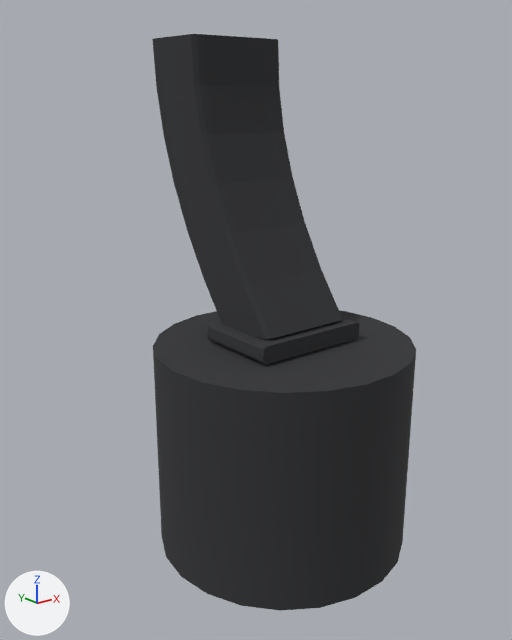
What one commit did to the glTF model assets/models/attachment_lmg_drum.glb.
Both versions are drawn from a 50 mm camera at (-0.245, -0.282, -0.087) aimed at (-0.001, 0.023, -0.209). Every picture has the same lights, and +X, +Y and +Z are marked at lower left. The older version comes first. Vertices at exactly the same position are counted once.

Names of what the first picture shows: 'attachment_lmg_drum__lmg_drum__lmg_drum__magazine'.
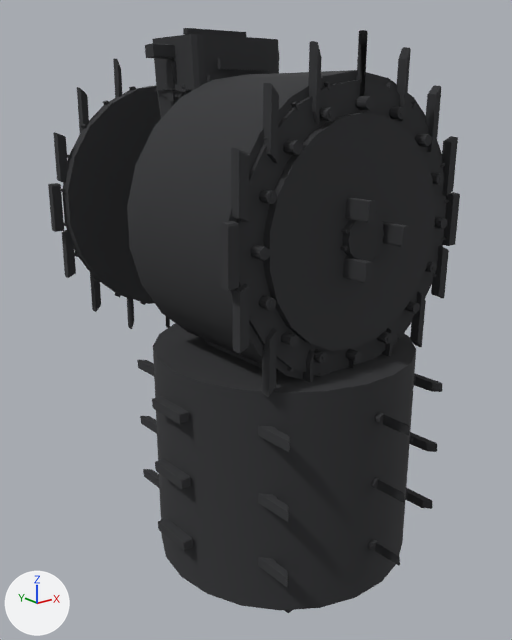
Boxes (x1, y1, x2, y2) around the edits, measured in the pictures (512 x 640 px; the box of a moved part takes in the faces that stretch with it):
'attachment_lmg_drum__lmg_drum__lmg_drum__magazine', reshaped (56% wider): before (152, 34, 416, 611); after (48, 28, 460, 613)
part 1 of me_geometry_215_ds_wpolymer, moved or reshaped (not visible before): after (166, 61, 177, 101)
part 2 of me_geometry_215_ds_wpolymer, added: after (48, 28, 460, 613)

Edits to the bpy script that builds the scene:
```text
Change me_geometry_215_ds_wpolymer:
    used by ob_attachment_lmg_drum__lmg_drum__lmg_drum__magazine; location = (0.0, 0.0, 0.0)
    remove me_geometry_215_ds_wpolymer.from_pydata(...)  # 284 vertices, 536 faces; spans x -0.072..0.072, y -0.071..0.081, z -0.356..-0.056
    add me_geometry_215_ds_wpolymer.from_pydata(...)  # 5432 vertices, 9524 faces; spans x -0.078..0.078, y -0.09..0.128, z -0.38..-0.051
    me_geometry_215_ds_wpolymer part 1: the loose piece of 8 vertices spanning x -0.002..0.002, y 0.056..0.062, z -0.089..-0.068 is moved by (-0.03, 0.0, 0.0)
    me_geometry_215_ds_wpolymer part 2: 5068 vertices added at x -0.078..0.078, y -0.09..0.128, z -0.38..-0.051
    other edits to the shape of me_geometry_215_ds_wpolymer do not show in these pictures
```
